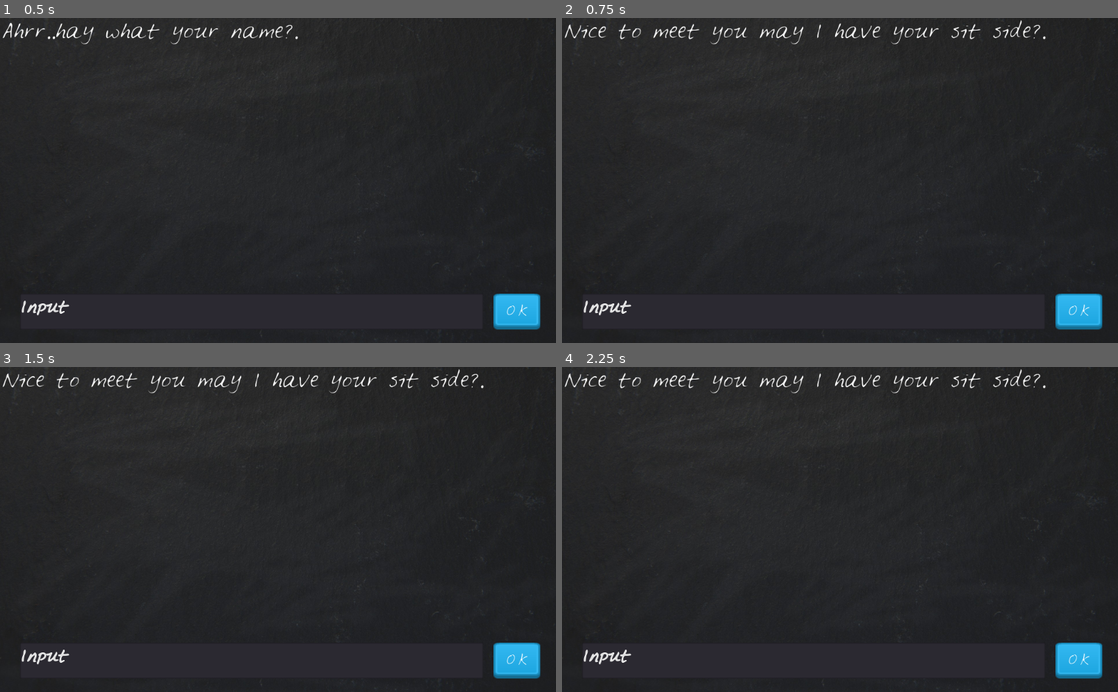
Above: before the commit, frames 1-4 (two rows, left to right).
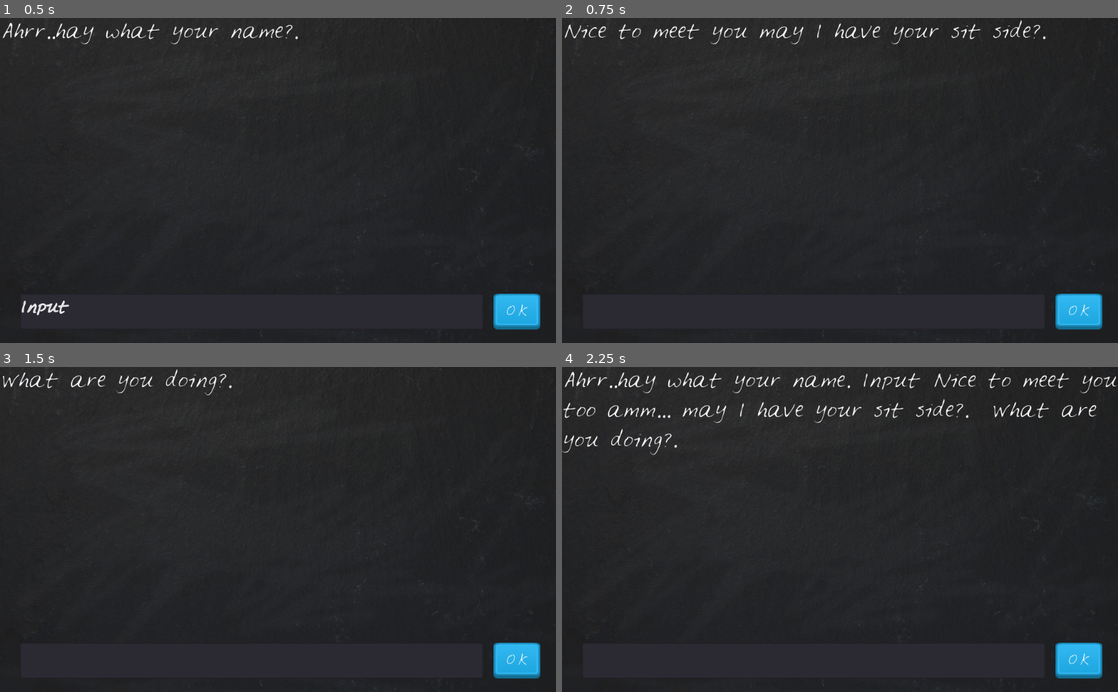
Above: after the commit, the same moments.

Repository: manatlongpoonga/loonegame
Game: Godot game, scene res://Main.tscn
Two runs of this game, one before a commit and one after it. Both use one fixed random seed, a clock stepped at 60 frames per second and the inputs below.
Inputs:
- Up to frame 1 (0.5 s): no input
- Up to frame 2 (0.75 s): click "OK" at 0.5 s
- Up to frame 3 (1.5 s): click "OK" at 1.25 s
- Up to frame 4 (2.25 s): click "OK" at 2 s

Frame 1 is identical in both runs. In frame 2, 0.2% of the frame differs, in the area x 3-13%, y 86-92%; in frame 3, 1.3%; in frame 4, 2.9%, in the area x 0-100%, y 0-92%.

Commit message:
add a full game

Diff:
--- a/Node2D.gd
+++ b/Node2D.gd
@@ -1,21 +1,36 @@
 extends Control
 
-#var story = "Ahrr..hay what your name. %s Nice to meet you too amm... may I have your sit side?. %s"
-#var answers = ["Aow hay my name teung nice to meet you.","Yeah sure.",]
+var story = "Ahrr..hay what your name. %s Nice to meet you too amm... may I have your sit side?. %s What are you doing?. %s"
 var questions = []
-var answers
+var answers  = []
+var question_number = 0
+
 
 func _ready():
 	#print (story % answers)
 	questions.append("Ahrr..hay what your name?.")
 	questions.append("Nice to meet you may I have your sit side?.")
+	questions.append("What are you doing?.")
 	$DisplayText.text = questions[0]
 	print (questions [0])
 
 
 func _on_TextureButton_pressed():
-	answers = $PlayerInput.text
-	print(answers)
-	#print(len(questions))
-	print(questions[1])
-	$DisplayText.text = questions[1]
+	if question_number < len(questions)-1:
+		answers.append ($PlayerInput.text)
+		print(answers)
+		#print(len(questions))
+		$DisplayText.text = questions[question_number +1]
+		question_number = question_number +1
+
+	#if question_number == 1:
+		#answers.append ($PlayerInput.text)
+		#print(answers)
+		#$PlayerInput.text = ""
+		#$DisplayText.text = questions[2]
+
+	elif question_number == len(questions)-1:
+		answers.append ($PlayerInput.text)
+		print(answers)
+		$DisplayText.text = story % answers
+	$PlayerInput.text = ""
